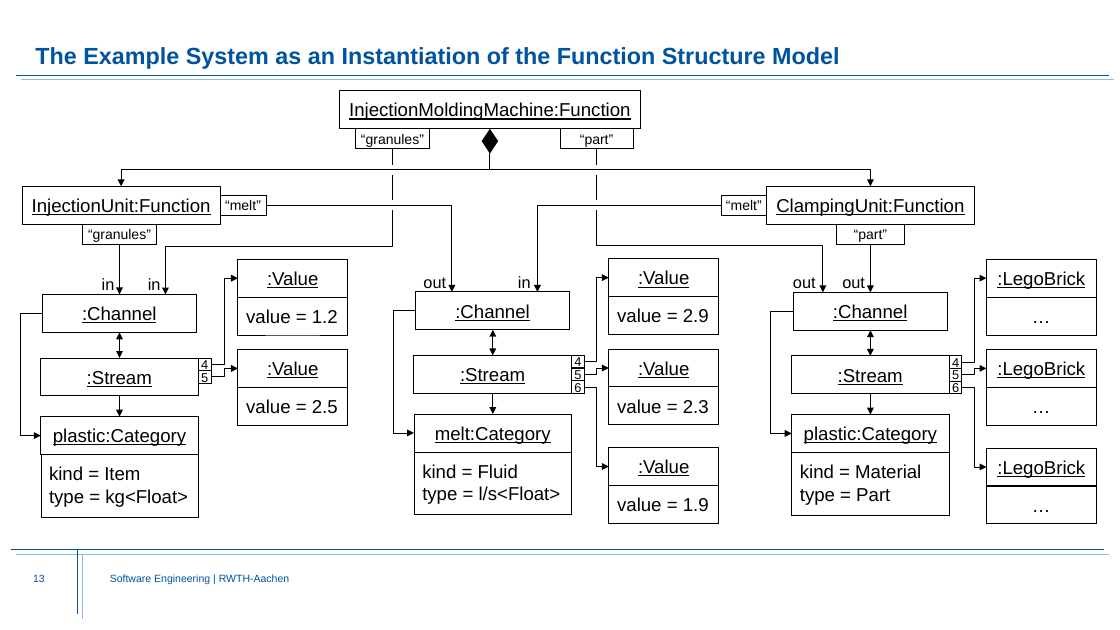
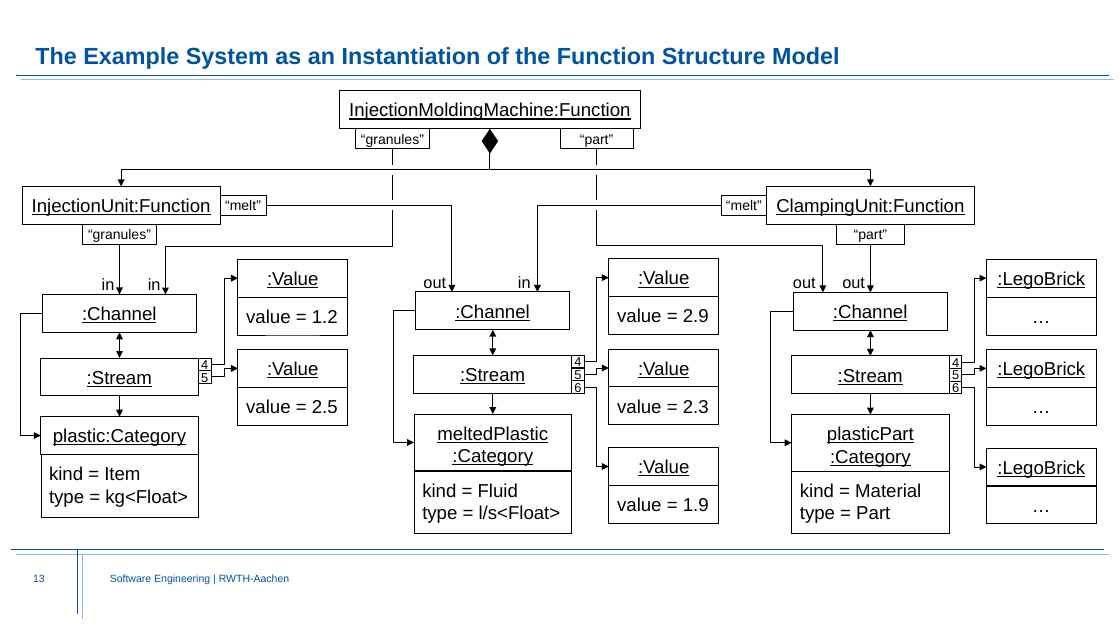
Before and after one commit to Fishi2402/montigem, a slide deck: slide 13 of products/syse_functions/doc/FunctionStructure.Explanation.pptx. Drawn at 1120x630 pixels with LibreOffice and Linux fonts; fonts in the diff are those of the drawing; background and template pictures are left out. Boxes give left, top, right and bottom in pixels: in the first picture for what was removed or moved away, otherwise in the second. Text is boxed around its words. In the diff, an @@ line names an element or a change of style, - is before the commit and + after.

Commit message:
FuStruM: Fix object names for channels in IMM example

```diff
--- a/products/syse_functions/doc/FunctionStructure.Explanation.pptx
+++ b/products/syse_functions/doc/FunctionStructure.Explanation.pptx
@@ elbow arrow moved from (416, 311) - (414, 433) to (416, 311) - (414, 443) @@
@@ elbow arrow moved from (793, 312) - (791, 434) to (793, 312) - (791, 443) @@
@@ rectangle: place and size @@
-rectangle at [414, 414, 572, 452]
+rectangle at [414, 414, 572, 471]
@@ rectangle: place and size @@
-rectangle at [791, 414, 949, 452]
+rectangle at [791, 414, 949, 471]
@@ text at [437, 426, 548, 466]: text changed @@
-melt:Category
+meltedPlastic
+:Category
@@ text at [827, 426, 914, 467]: text changed @@
-plastic:Category
+plasticPart
+:Category
@@ 2 texts, 2 rectangles: place and size @@
-2 texts, 2 rectangles at [414, 452, 949, 516]
+2 texts, 2 rectangles at [414, 471, 949, 534]
```
